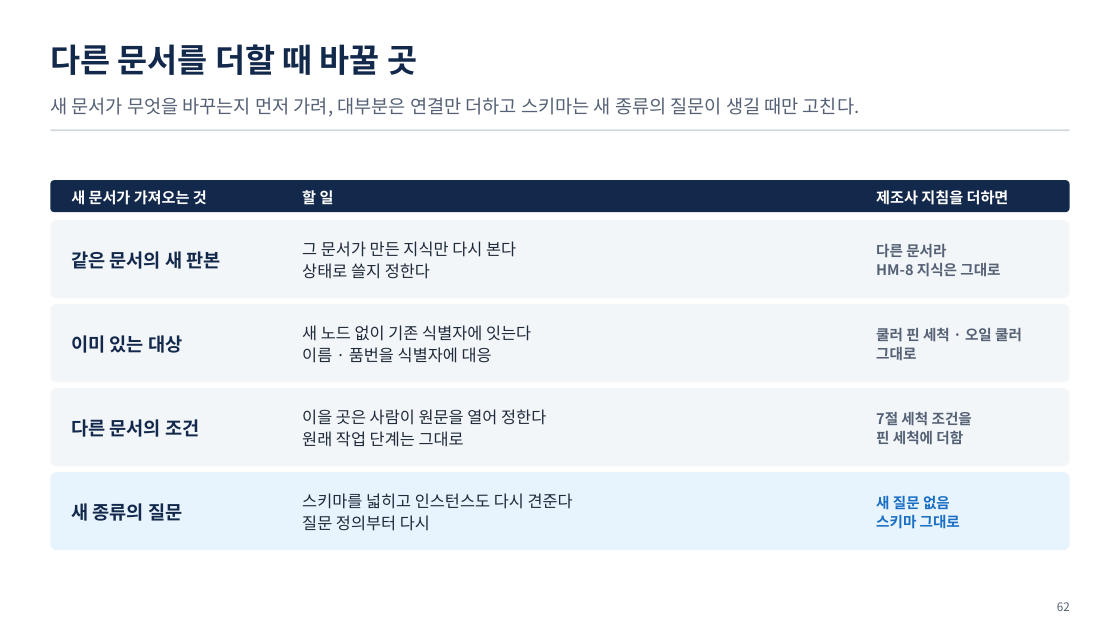
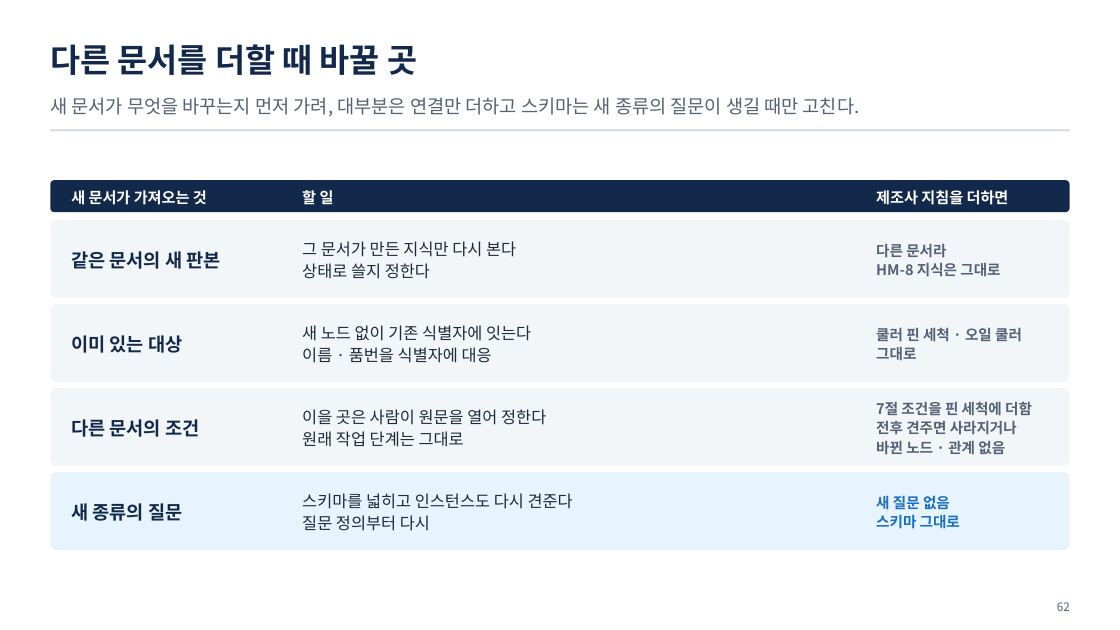
Before and after one commit to uengine-oss/hyd-iot-edu, a slide deck: slide 62 of workspace/강의제작/산출물/실전반/이론/03회차/실전반_03일차.pptx. Drawn at 1120x630 pixels with LibreOffice and Linux fonts; fonts in the diff are those of the drawing. Boxes give left, top, right and bottom in pixels: in the first picture for what was removed or moved away, otherwise in the second. Text is boxed around its words. In the diff, an @@ line names an element or a change of style, - is before the commit and + after.

Commit message:
실전반 3회차 V-10 · D-9 마무리 — 60 · 62장 화면에 기대 답과 견준 결과 · 전후 그래프 비교, 71장 「잠금」 낱말 떨어짐 고침(장확정 79/79) · 02편 41 · 43장과 03편(55~79장) 영상 제작 입력(강조 28 · 18 · 장별점검표 79/79 · 쉼 23구획 · 제작 명령 절)

```diff
--- a/workspace/강의제작/산출물/실전반/이론/03회차/실전반_03일차.pptx
+++ b/workspace/강의제작/산출물/실전반/이론/03회차/실전반_03일차.pptx
@@ text at [876, 401, 1032, 455]: text changed @@
-7절 세척 조건을
-핀 세척에 더함
+7절 조건을 핀 세척에 더함
+전후 견주면 사라지거나
+바뀐 노드 · 관계 없음
```
Also in this commit, not shown: 2 other slides changed, 29 other files.
